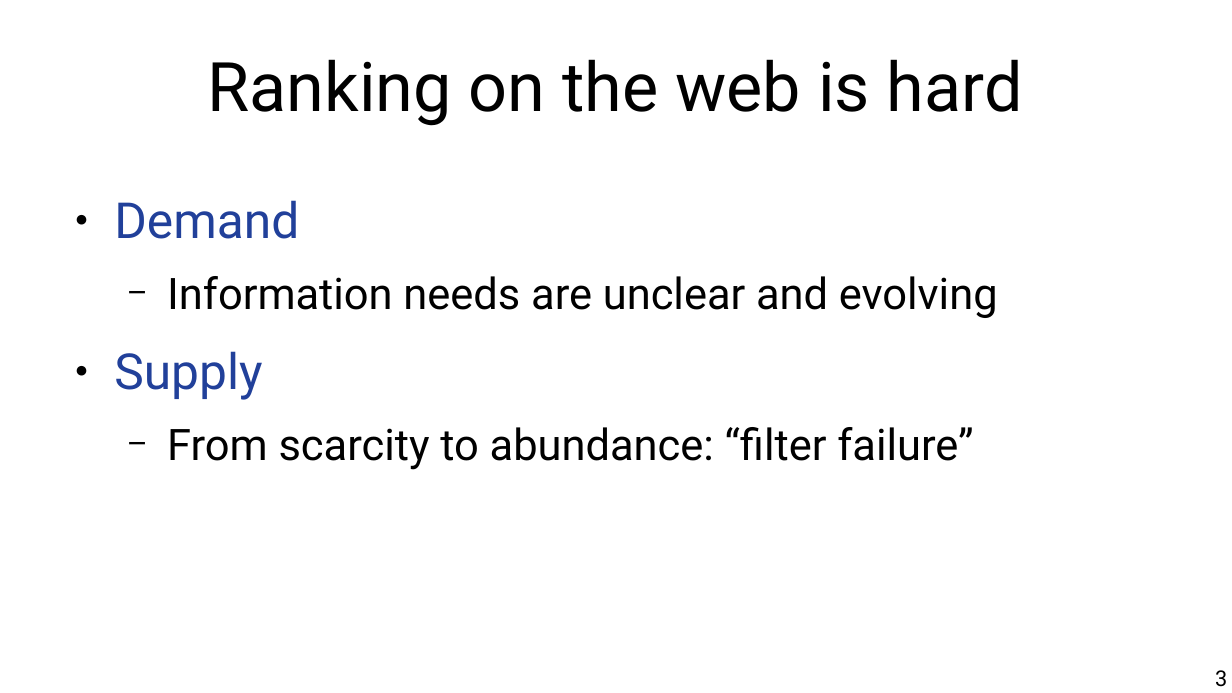
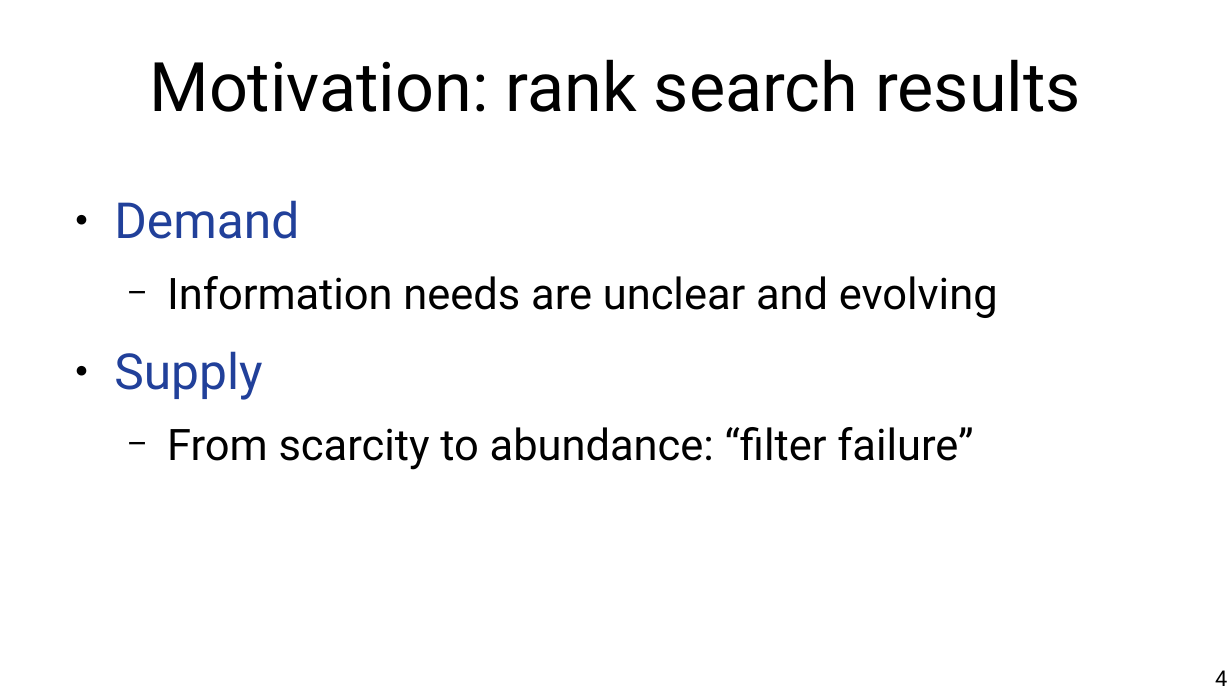
Before and after one commit to chatox/networks-science-course, a slide deck: slide 4 of theory/odp/tt14_hubs_authorities.odp (slide 3 before the commit). Drawn at 1232x693 pixels with LibreOffice and Linux fonts; fonts in the diff are those of the drawing. Boxes give left, top, right and bottom in pixels: in the first picture for what was removed or moved away, otherwise in the second. Text is boxed around its words. In the diff, an @@ line names an element or a change of style, - is before the commit and + after.

```diff
--- a/theory/odp/tt14_hubs_authorities.odp
+++ b/theory/odp/tt14_hubs_authorities.odp
@@ title at [149, 59, 1081, 112]: text changed @@
-Ranking on the web is hard
+Motivation: rank search results
@@ page number at [1215, 670, 1227, 686]: text changed @@
-3
+4
```
Also in this commit, not shown: 3 other slides changed, 1 slide added.
